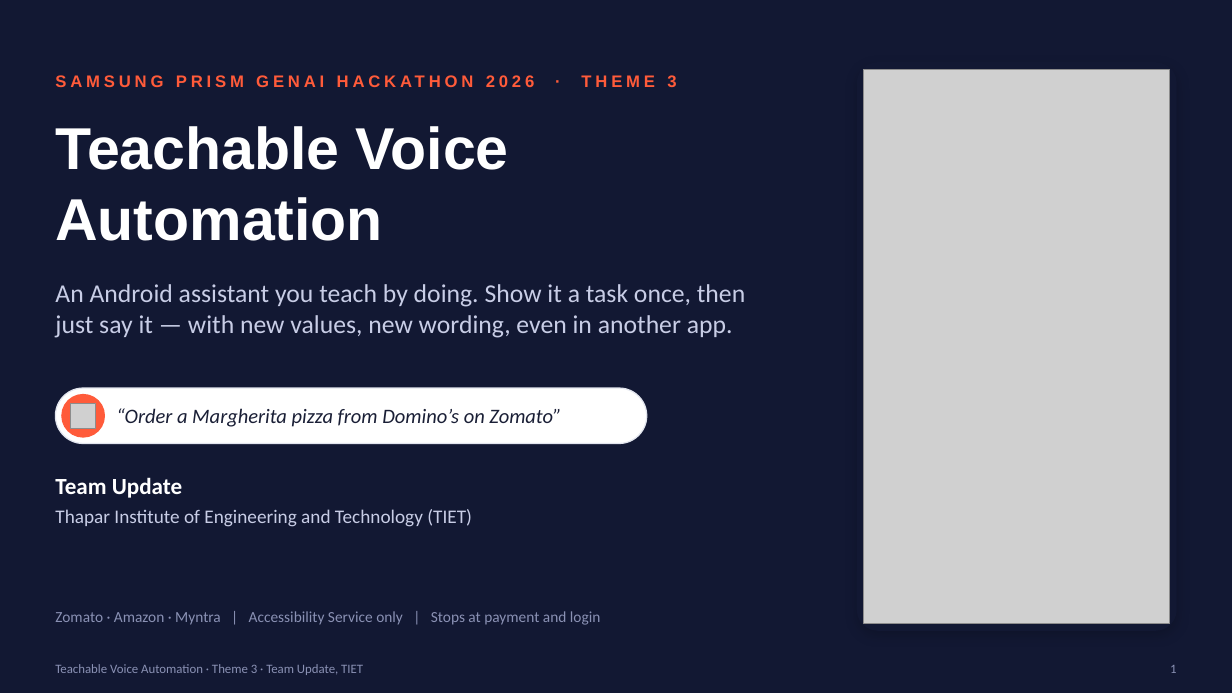
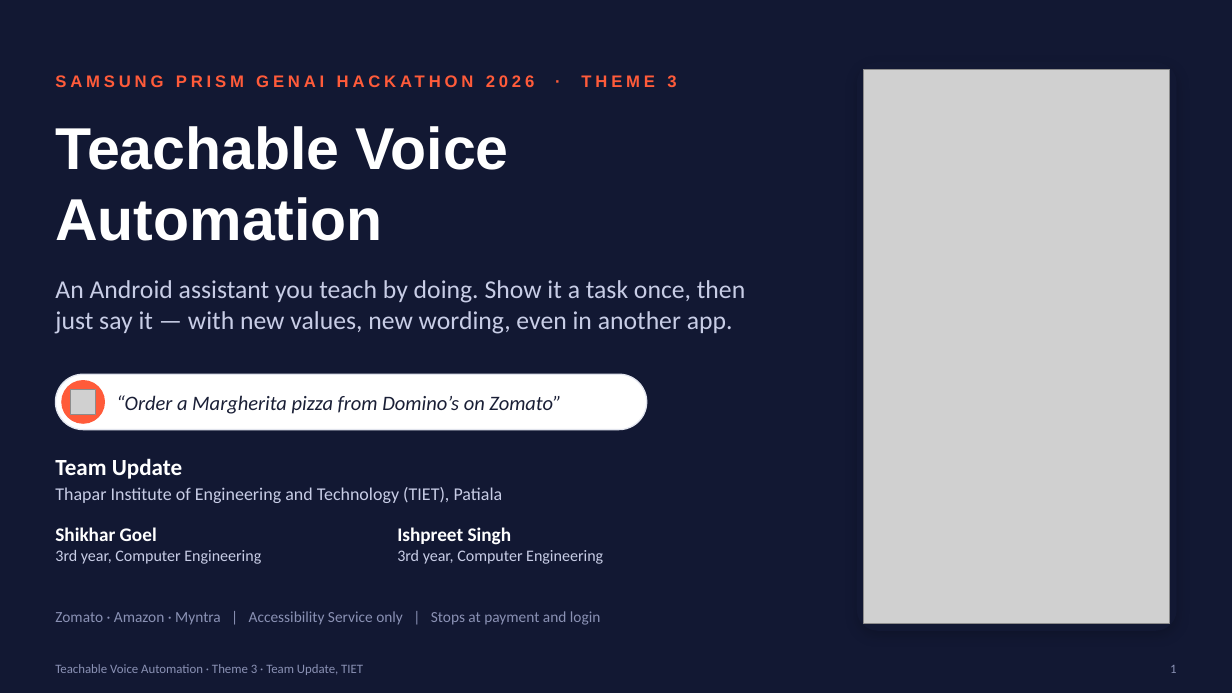
Before and after one commit to sgoel2be24-cyber/prism-teachable-voice, a slide deck: slide 1 of TIET_Update_Submission_ppt.pptx. Drawn at 1232x693 pixels with LibreOffice and Linux fonts; fonts in the diff are those of the drawing; grey boxes stand for pictures. Boxes give left, top, right and bottom in pixels: in the first picture for what was removed or moved away, otherwise in the second. Text is boxed around its words. In the diff, an @@ line names an element or a change of style, - is before the commit and + after.

```diff
--- a/TIET_Update_Submission_ppt.pptx
+++ b/TIET_Update_Submission_ppt.pptx
@@ text "An Android assistant you teach ..." moved from (x1=55, y1=284, x2=745, y2=338) to (x1=55, y1=280, x2=745, y2=334) @@
@@ 1 picture, 1 text, 1 ellipse, 1 rounded rectangle moved together from (x1=55, y1=388, x2=647, y2=444) to (x1=55, y1=374, x2=647, y2=430) @@
@@ text at (x1=55, y1=458, x2=182, y2=479): less space between paragraphs @@
@@ text "Team Update" moved from (x1=55, y1=477, x2=472, y2=527) to (x1=55, y1=458, x2=503, y2=503) @@
@@ text at (x1=55, y1=487, x2=503, y2=503): text changed; size 15 to 14 pt @@
-Thapar Institute of Engineering and Technology (TIET)
+Thapar Institute of Engineering and Technology (TIET), Patiala
@@ text added at (x1=55, y1=527, x2=261, y2=564), 12.5 pt, text #C8CDE6 @@
+Shikhar Goel
+3rd year, Computer Engineering
@@ text added at (x1=397, y1=527, x2=603, y2=564), 12.5 pt, text #C8CDE6 @@
+Ishpreet Singh
+3rd year, Computer Engineering
```
Also in this commit, not shown: 8 other slides changed, 1 slide added.
